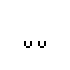
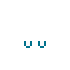
Layer changes from the first 70×70 image to the second:
hid "Hero Tired" over [24, 41, 46, 48]
showed "Dark Tired" over [24, 41, 46, 48]
